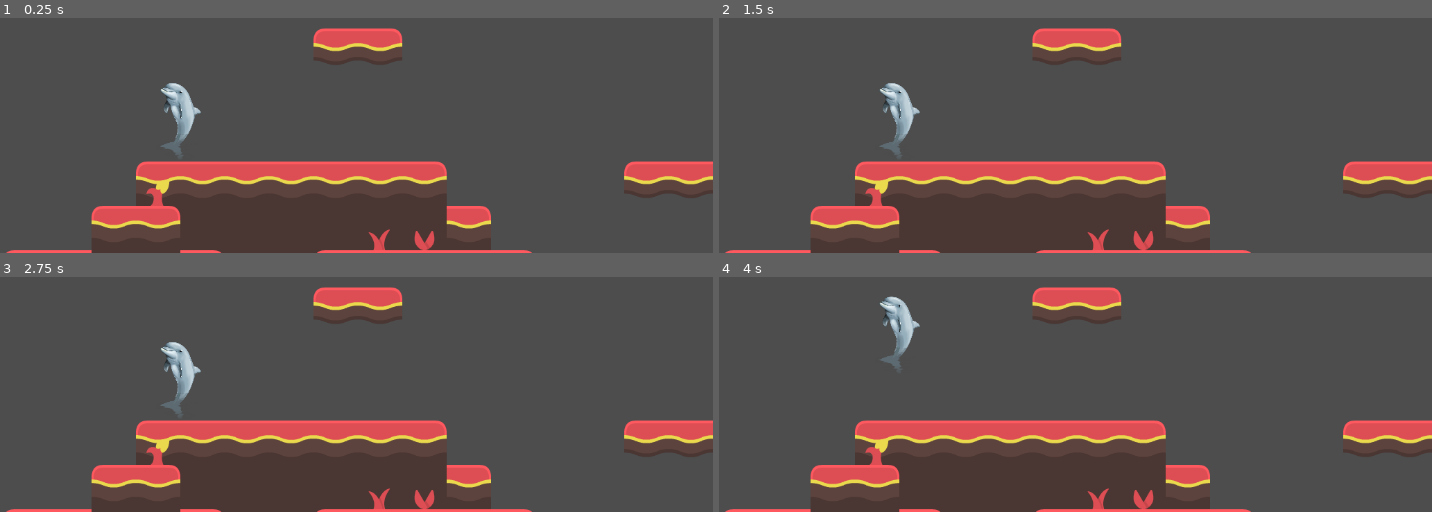
Above: before the commit, frames 1-4 (two rows, left to right).
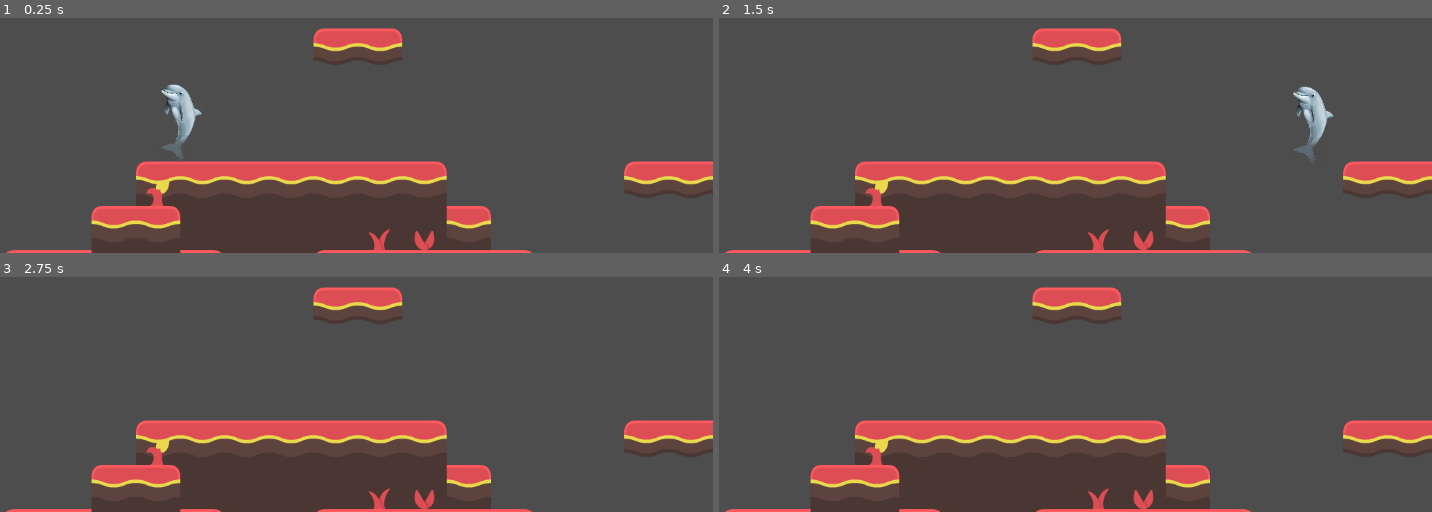
Above: after the commit, the same moments.

Repository: A-vd-E/Eget-spel
Game: Godot game, scene res://scenes/world1.tscn
Same seed, same stepped clock (60 frames per second), same inputs: the game is played once before the commit and once after it.
Inputs:
- Up to frame 1 (0.25 s): no input
- Up to frame 2 (1.5 s): tap Enter (ui_accept) at 0.5, 0.6 s; hold D (right) from 0.53 s (still down); tap Space (jump) at 0.77, 1.07 s; tap C (dash, bound only after the commit) at 0.8, 1.35 s
- Up to frame 3 (2.75 s): tap Space (jump) at 1.52, 1.55, 1.82, 2.1 s; release D (right) at 2.03 s; hold A (left) from 2.03 s (still down); tap Enter (ui_accept) at 2.3 s
- Up to frame 4 (4 s): tap Enter (ui_accept) at 2.75, 2.85 s; release A (left) at 2.78 s; hold D (right) from 2.78 s (still down); tap Space (jump) at 3.02, 3.32, 3.77, 3.8 s; tap C (dash, bound only after the commit) at 3.05, 3.6 s

The runs differ from the first frame. In frame 1, 0.2% of the frame differs, in the area x 22-29%, y 27-59%; in frame 2, 1.6%, in the area x 22-87%, y 27-60%; in frame 3, 0.8%; in frame 4, 0.8%.

Commit message:
Mapped movement to specific input keys and added a dash movement. Fixes #4, #9

Diff:
--- a/project.godot
+++ b/project.godot
@@ -34,10 +34,16 @@
 "events": [Object(InputEventKey,"resource_local_to_scene":false,"resource_name":"","device":-1,"window_id":0,"alt_press …(191 unchanged characters)…
 ]
 }
+dash={
+"deadzone": 0.2,
+"events": [Object(InputEventKey,"resource_local_to_scene":false,"resource_name":"","device":-1,"window_id":0,"alt_pressed":false,"shift_pressed":false,"ctrl_pressed":false,"meta_pressed":false,"pressed":false,"keycode":0,"physical_keycode":67,"key_label":0,"unicode":99,"location":0,"echo":false,"script":null)
+]
+}
 
 [physics]
 
 3d/physics_engine="Jolt Physics"
+2d/default_gravity=1500.0
 
 [rendering]
 
--- a/scenes/main.tscn
+++ b/scenes/main.tscn
@@ -1,23 +1,8 @@
 [gd_scene format=3 uid="uid://cllfpkop4xf7d"]
 
 [ext_resource type="PackedScene" uid="uid://bjrksfoia06k5" path="res://scenes/player.tscn" id="1_o5qli"]
-[ext_resource type="Texture2D" uid="uid://bp2sjhgnpix2x" path="res://icon.svg" id="2_0wfyh"]
-
-[sub_resource type="RectangleShape2D" id="RectangleShape2D_sugp2"]
-size = Vector2(132, 128)
 
 [node name="Main" type="Node2D" unique_id=10254011]
 
 [node name="Player" parent="." unique_id=1405311707 instance=ExtResource("1_o5qli")]
 position = Vector2(255, 232)
-
-[node name="StaticBody2D" type="StaticBody2D" parent="." unique_id=692646318]
-position = Vector2(248, 364)
-metadata/_edit_group_ = true
-
-[node name="Sprite2D" type="Sprite2D" parent="StaticBody2D" unique_id=294938595]
-texture = ExtResource("2_0wfyh")
-
-[node name="CollisionShape2D" type="CollisionShape2D" parent="StaticBody2D" unique_id=1411351107]
-position = Vector2(0, -1)
-shape = SubResource("RectangleShape2D_sugp2")
--- a/scenes/player.tscn
+++ b/scenes/player.tscn
@@ -1,22 +1,29 @@
 [gd_scene format=3 uid="uid://bjrksfoia06k5"]
 
 [ext_resource type="Texture2D" uid="uid://cad7ienj21b1j" path="res://assets/images/player/Bertil.png" id="1_3vyb7"]
-[ext_resource type="Script" uid="uid://dsb0rr31kppk0" path="res://scripts/player.gd" id="1_g2els"]
+[ext_resource type="Script" uid="uid://dsb0rr31kppk0" path="res://scripts/player-movement.gd" id="1_g2els"]
 
 [sub_resource type="RectangleShape2D" id="RectangleShape2D_g2els"]
-size = Vector2(885.71423, 1642.857)
+size = Vector2(871.4285, 1614.2856)
 
-[node name="Node2D" type="Node2D" unique_id=1405311707]
-position = Vector2(0, -2)
-
-[node name="Player" type="CharacterBody2D" parent="." unique_id=438100406]
-position = Vector2(-1, 0)
+[node name="Player" type="CharacterBody2D" unique_id=438100406]
 scale = Vector2(0.07, 0.07)
 script = ExtResource("1_g2els")
 
-[node name="Sprite2D" type="Sprite2D" parent="Player" unique_id=1545070164]
+[node name="Sprite2D" type="Sprite2D" parent="." unique_id=1545070164]
 texture = ExtResource("1_3vyb7")
 
-[node name="CollisionShape2D" type="CollisionShape2D" parent="Player" unique_id=1171786639]
-position = Vector2(-1.04904175e-05, 50.000015)
+[node name="CollisionShape2D" type="CollisionShape2D" parent="." unique_id=1171786639]
+position = Vector2(-7.142863, 35.714314)
 shape = SubResource("RectangleShape2D_g2els")
+
+[node name="Node2D" type="Node2D" parent="." unique_id=1405311707]
+position = Vector2(0, -2)
+
+[node name="dash_timer" type="Timer" parent="." unique_id=675862883]
+wait_time = 0.5
+
+[node name="dash_again_timer" type="Timer" parent="." unique_id=842854450]
+wait_time = 0.5
+
+[connection signal="timeout" from="dash_timer" to="." method="_on_dash_timer_timeout"]
--- /dev/null
+++ b/scripts/player-movement.gd
@@ -0,0 +1,58 @@
+extends CharacterBody2D
+
+
+const SPEED = 300.0
+const JUMP_VELOCITY = -600.0
+
+const DASH_SPEED = 900.0
+var dashing = false
+var can_dash = true
+
+
+func _physics_process(delta: float) -> void:
+
+	# Add the gravity.
+	if not is_on_floor() and !dashing:
+		velocity += get_gravity() * delta
+
+	# Handles dash
+	if Input.is_action_just_pressed("dash") and can_dash:
+		dash()
+
+	# Handles basic horizontal movement and jumping
+	if not dashing:
+		basic_movement()
+
+	move_and_slide()
+
+func basic_movement():
+	# Handle jump.
+	if Input.is_action_just_pressed("jump") and is_on_floor() and !dashing:
+		velocity.y = JUMP_VELOCITY
+
+	# Get the input direction and handle the movement/deceleration.
+	var direction := Input.get_axis("left", "right")
+	if direction:
+		velocity.x = direction * SPEED
+	else:
+		velocity.x = move_toward(velocity.x, 0, SPEED)
+
+
+# Dashes forward in the direction player is moving,
+# is then placed on cooldown
+func dash():
+	var dash_direction := Input.get_axis("left", "right")
+	dashing = true
+	can_dash = false
+	# Dash duration
+	$dash_timer.start()
+	# Dash cooldown
+	$dash_again_timer.start()
+	velocity.x =  dash_direction * DASH_SPEED
+	velocity.y = 0
+
+func _on_dash_timer_timeout() -> void:
+	dashing = false
+
+func _on_dash_again_timer_timeout() -> void:
+	can_dash = true
--- a/scripts/player.gd
+++ /dev/null
@@ -1,25 +0,0 @@
-extends CharacterBody2D
-
-
-const SPEED = 300.0
-const JUMP_VELOCITY = -400.0
-
-
-func _physics_process(delta: float) -> void:
-	# Add the gravity.
-	if not is_on_floor():
-		velocity += get_gravity() * delta
-
-	# Handle jump.
-	if Input.is_action_just_pressed("ui_accept") and is_on_floor():
-		velocity.y = JUMP_VELOCITY
-
-	# Get the input direction and handle the movement/deceleration.
-	# As good practice, you should replace UI actions with custom gameplay actions.
-	var direction := Input.get_axis("ui_left", "ui_right")
-	if direction:
-		velocity.x = direction * SPEED
-	else:
-		velocity.x = move_toward(velocity.x, 0, SPEED)
-
-	move_and_slide()
Renamed: scripts/player.gd.uid -> scripts/player-movement.gd.uid
